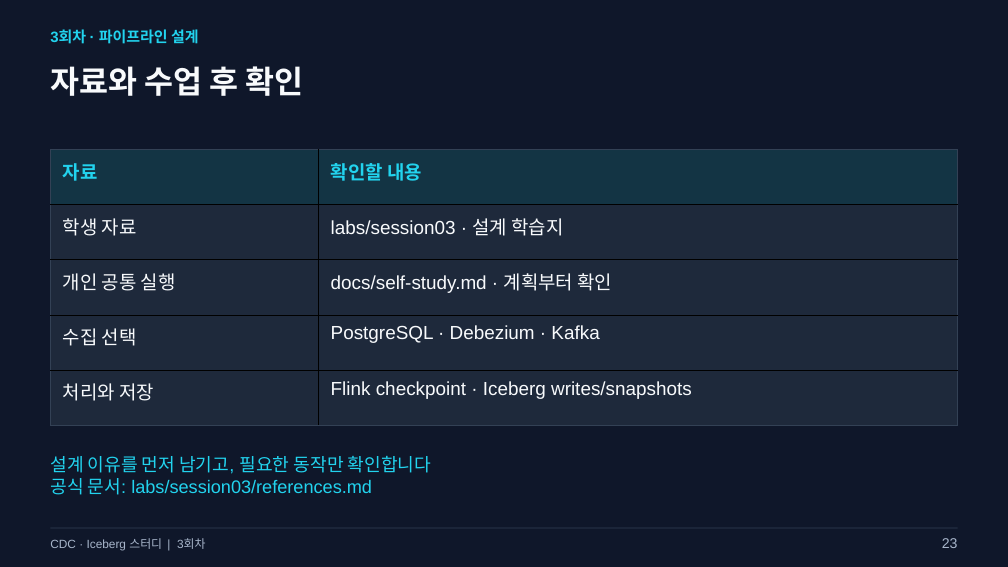
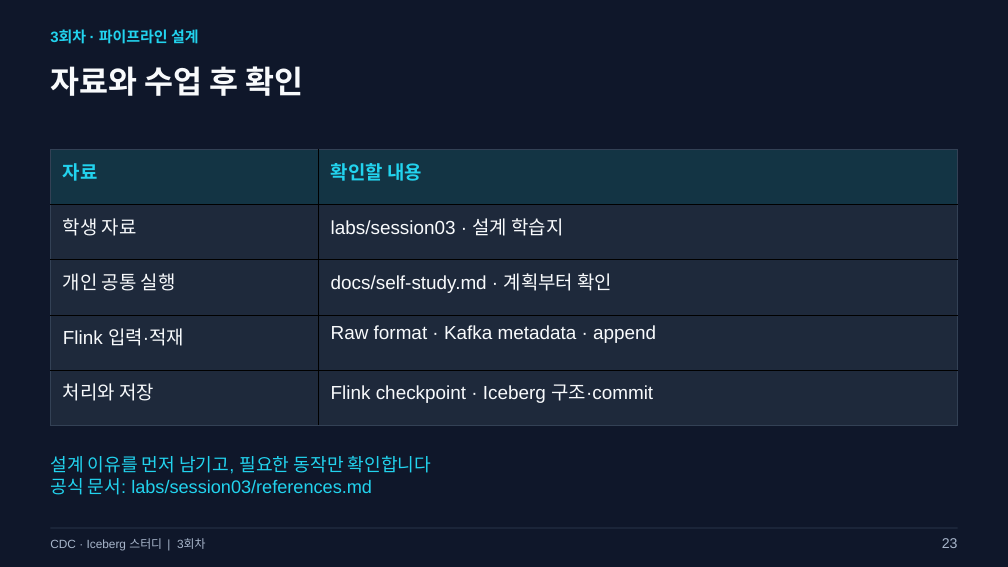
Before and after one commit to kim-dabin/cdc-lakehouse-study, a slide deck: slide 23 of labs/session03/slides/03-session03.pptx. Drawn at 1008x567 pixels with LibreOffice and Linux fonts; fonts in the diff are those of the drawing. Boxes give left, top, right and bottom in pixels: in the first picture for what was removed or moved away, otherwise in the second. Text is boxed around its words. In the diff, an @@ line names an element or a change of style, - is before the commit and + after.

Commit message:
Align Session 3 with Flink Bronze design and Iceberg commits

```diff
--- a/labs/session03/slides/03-session03.pptx
+++ b/labs/session03/slides/03-session03.pptx
@@ table at <box>51,150,958,426</box> @@
-row 4, column 1: 수집 선택
+row 4, column 1: Flink 입력·적재
-row 4, column 2: PostgreSQL · Debezium · Kafka
+row 4, column 2: Raw format · Kafka metadata · append
-row 5, column 2: Flink checkpoint · Iceberg writes/snapshots
+row 5, column 2: Flink checkpoint · Iceberg 구조·commit
```
Also in this commit, not shown: 8 other slides changed, 1 slide added, 1 slide removed, 7 other files.
